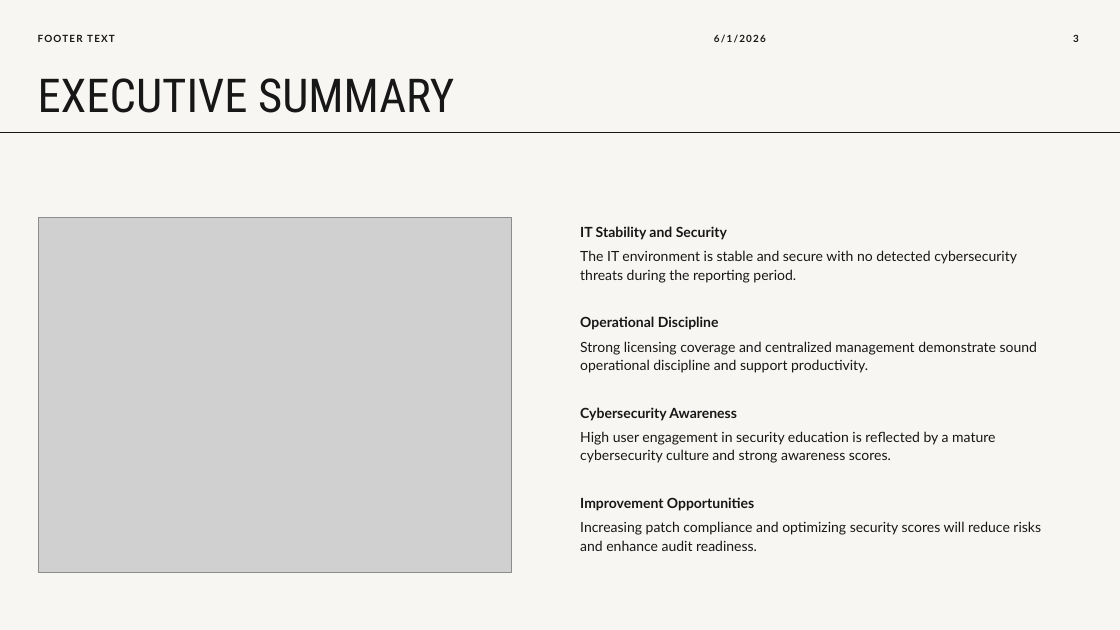
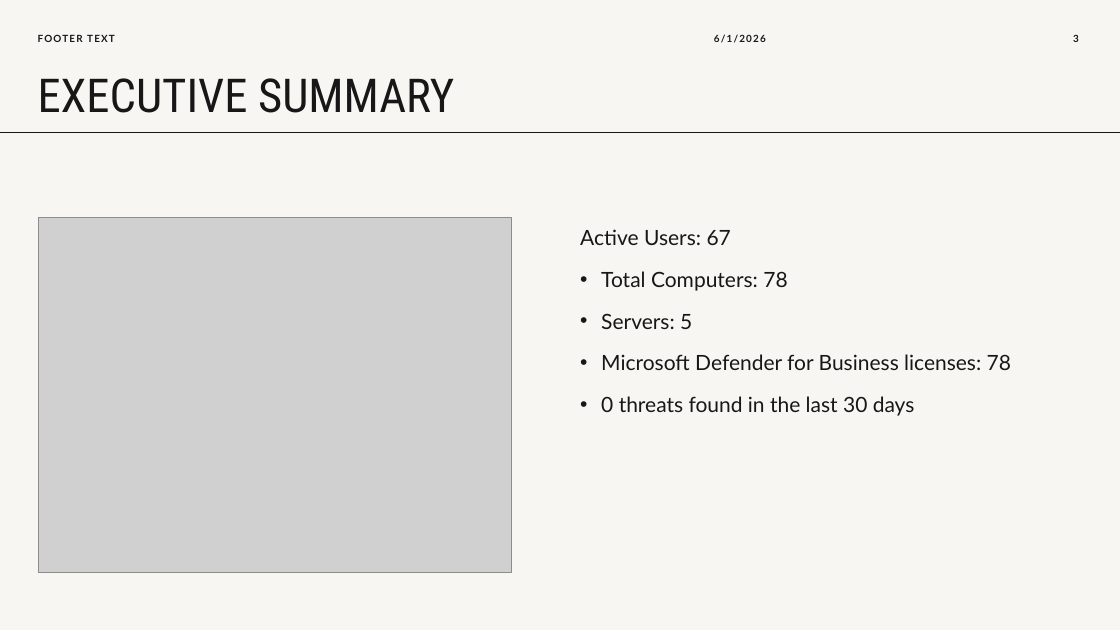
Before and after one commit to Anaxagorius/SIRE-poster, a slide deck: slide 3 of Valley_Credit_Union_Executive_IT_Dashboard_Q4_2024 (1).pptx. Drawn at 1120x630 pixels with LibreOffice and Linux fonts; fonts in the diff are those of the drawing; grey boxes stand for pictures. Boxes give left, top, right and bottom in pixels: in the first picture for what was removed or moved away, otherwise in the second. Text is boxed around its words. In the diff, an @@ line names an element or a change of style, - is before the commit and + after.

```diff
--- a/Valley_Credit_Union_Executive_IT_Dashboard_Q4_2024 (1).pptx
+++ b/Valley_Credit_Union_Executive_IT_Dashboard_Q4_2024 (1).pptx
@@ text at (x1=580, y1=229, x2=1011, y2=416): text changed; size 12 to 18 pt @@
-IT Stability and Security
-  The IT environment is stable and secure with no detected cybersecurity threats during the reporting period.
-Operational Discipline
-  Strong licensing coverage and centralized management demonstrate sound operational discipline and support productivity.
-Cybersecurity Awareness
-  High user engagement in security education is reflected by a mature cybersecurity culture and strong awareness scores.
-Improvement Opportunities
-  Increasing patch compliance and optimizing security scores will reduce risks and enhance audit readiness.
+Active Users: 67
+• Total Computers: 78
+• Servers: 5
+• Microsoft Defender for Business licenses: 78
+• 0 threats found in the last 30 days
```
Also in this commit, not shown: 7 other slides changed.
